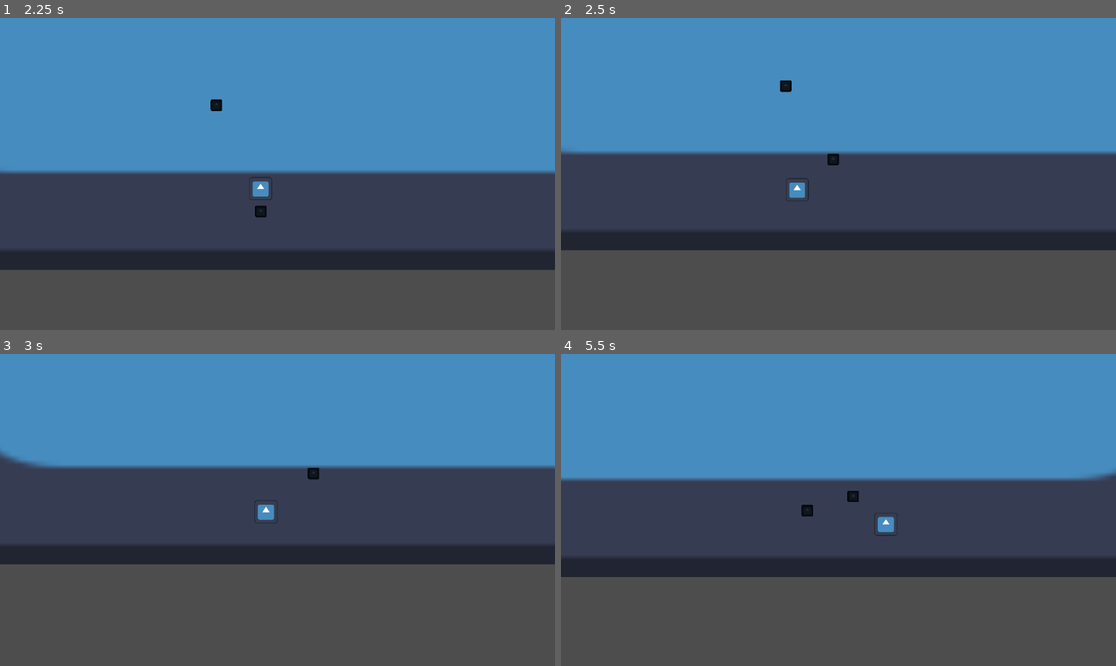
Above: before the commit, frames 1-4 (two rows, left to right).
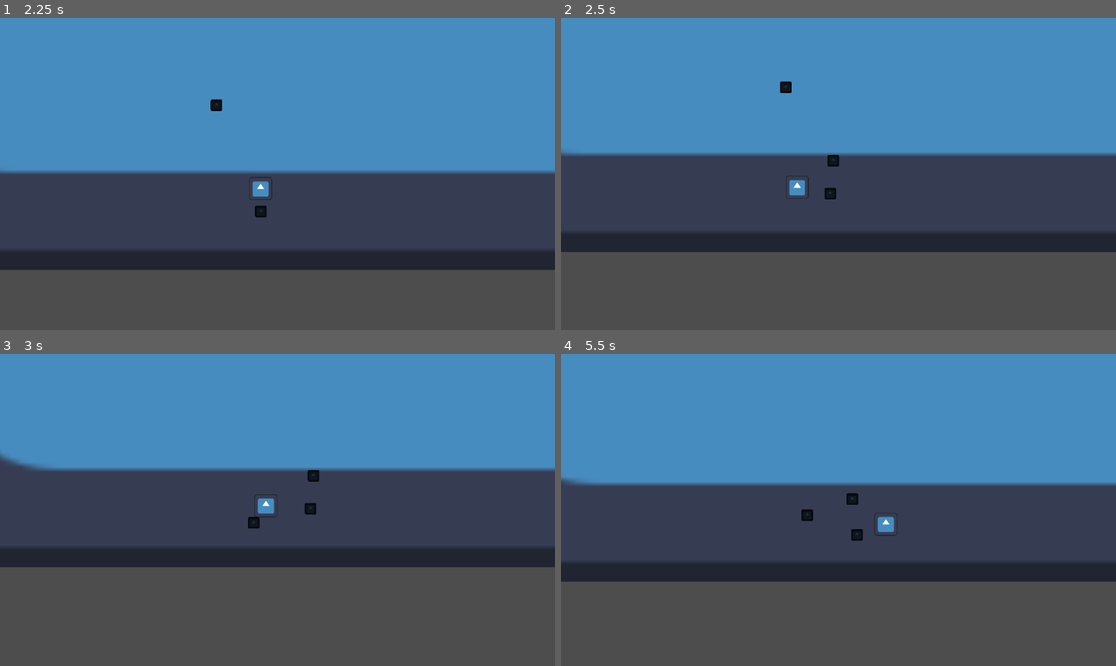
Above: after the commit, the same moments.

Repository: OTalDoPedrinho/-not-mine-story
Game: Godot game, scene res://cenas/cena_01.tscn
The game is run twice, just before and just after one commit, with the same random seed, the same clock (stepped at 60 frames per second) and the same inputs. The engine's default icon, where the game draws it, is replaced by a stand-in: a white triangle on a blue panel in a dark square.
Inputs (mouse positions are in pixels of both pictures, inside the frame that each line leads up to):
- Up to frame 1 (2.25 s): move the mouse to (399, 158) at 0.52 s; hold D (right) 0.53-2.03 s; right-click (399, 158) at 0.6 s; tap Space (jump) at 0.77, 1.52 s; move the mouse to (166, 189) at 1.27 s; click (166, 189) at 1.35 s; right-click (166, 189) at 1.55 s; move the mouse to (333, 105) at 2.02 s; hold A (left) from 2.03 s (still down); tap Shift (dash) at 2.1 s
- Up to frame 2 (2.5 s): keep holding A (left); right-click (894, 105) at 2.3 s
- Up to frame 3 (3 s): move the mouse to (249, 572) at 2.77 s; release A (left) at 2.78 s; hold D (right) from 2.78 s (still down); right-click (249, 572) at 2.85 s
- Up to frame 4 (5.5 s): tap Space (jump) at 3.02, 3.77, 4.52 s; move the mouse to (1005, 556) at 3.52 s; right-click (1005, 556) at 3.6 s; move the mouse to (672, 463) at 4.27 s; release D (right) at 4.28 s; hold A (left) 4.28-5.03 s; click (672, 463) at 4.35 s; right-click (672, 463) at 4.55 s; move the mouse to (866, 510) at 5.02 s; hold D (right) from 5.03 s (still down); tap Shift (dash) at 5.1 s; right-click (866, 510) at 5.3 s

Frame 1 is identical in both runs. In frame 2, 2.2% of the frame differs, in the area x 0-100%, y 19-76%; in frame 3, 2.8%; in frame 4, 4.7%, in the area x 0-100%, y 37-74%.

Commit message:
continuei o projétil

Diff:
--- a/scripts/projetil.gd
+++ b/scripts/projetil.gd
@@ -2,7 +2,7 @@
 
 var velocity_vector = Vector2.ZERO
 var dmg = 1
-var shooter = null
+var shooter
 
 func _ready():
 	await get_tree().create_timer(2.0).timeout
@@ -16,7 +16,7 @@
 		var collider = get_slide_collision(0).get_collider()
 		if collider.has_method("tomar_dano"):
 			collider.tomar_dano()
-		queue_free()
+
 
 	'''for i in get_slide_collision_count():
 		var collider = get_slide_collision(i).get_collider()
